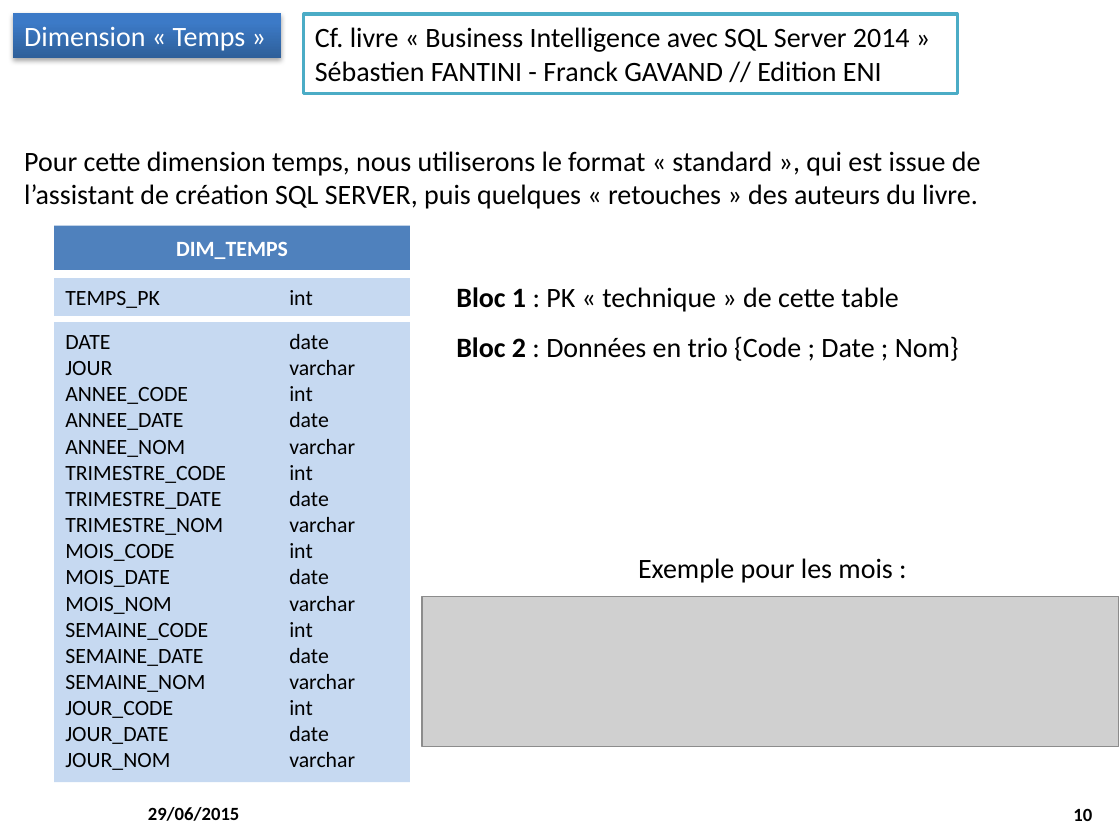
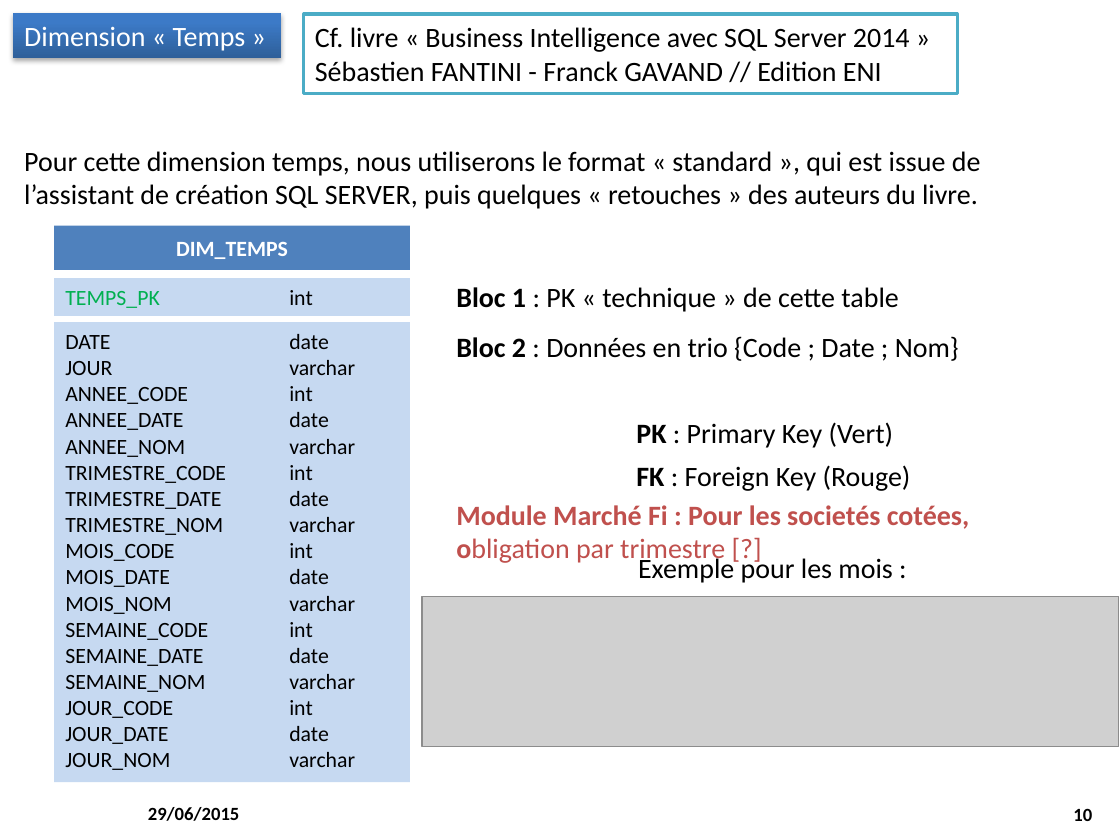
Before and after one commit to M2SIID-ODE/Projet_ODE, a slide deck: slide 10 of Documentation/3 - Documentation technique/Modelisation_EntrepotDeDonnées.pptx. Drawn at 1120x840 pixels with LibreOffice and Linux fonts; fonts in the diff are those of the drawing; grey boxes stand for pictures; background and template pictures are left out. Boxes give left, top, right and bottom in pixels: in the first picture for what was removed or moved away, otherwise in the second. Text is boxed around its words. In the diff, an @@ line names an element or a change of style, - is before the commit and + after.

```diff
--- a/Documentation/3 - Documentation technique/Modelisation_EntrepotDeDonnées.pptx
+++ b/Documentation/3 - Documentation technique/Modelisation_EntrepotDeDonnées.pptx
@@ rectangle "TEMPS_PK int" at box(54, 278, 410, 316): text colour #000000 to #00B050 in "TEMPS_PK" @@
@@ text added at box(636, 422, 911, 491), 18 pt, text #000000 @@
+PK : Primary Key (Vert)
+FK : Foreign Key (Rouge)
@@ text added at box(456, 505, 970, 565), 18 pt, text #C0504D, bold @@
+Module Marché Fi : Pour les societés cotées, obligation par trimestre [?]
```
Also in this commit, not shown: 9 other slides changed, 2 other files.
